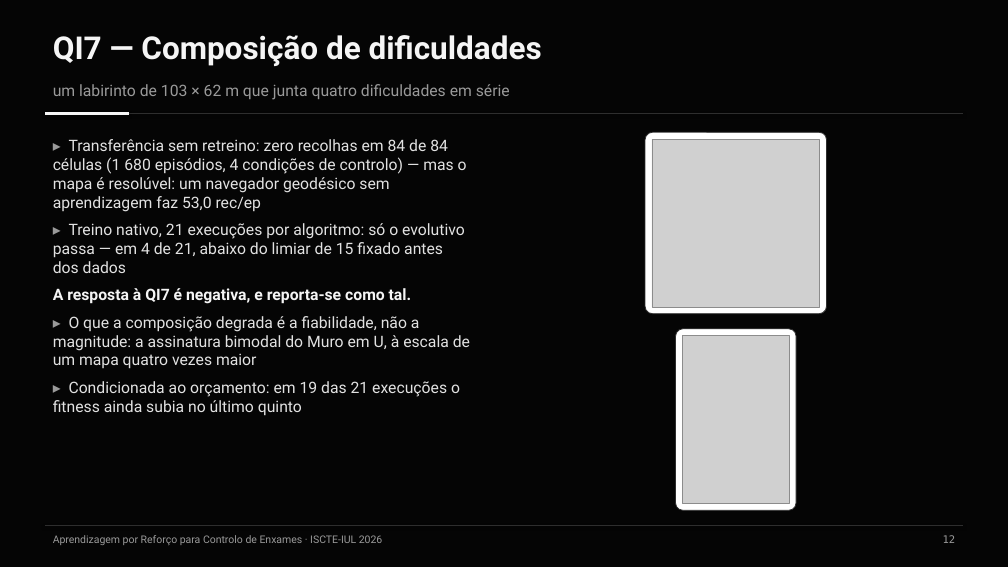
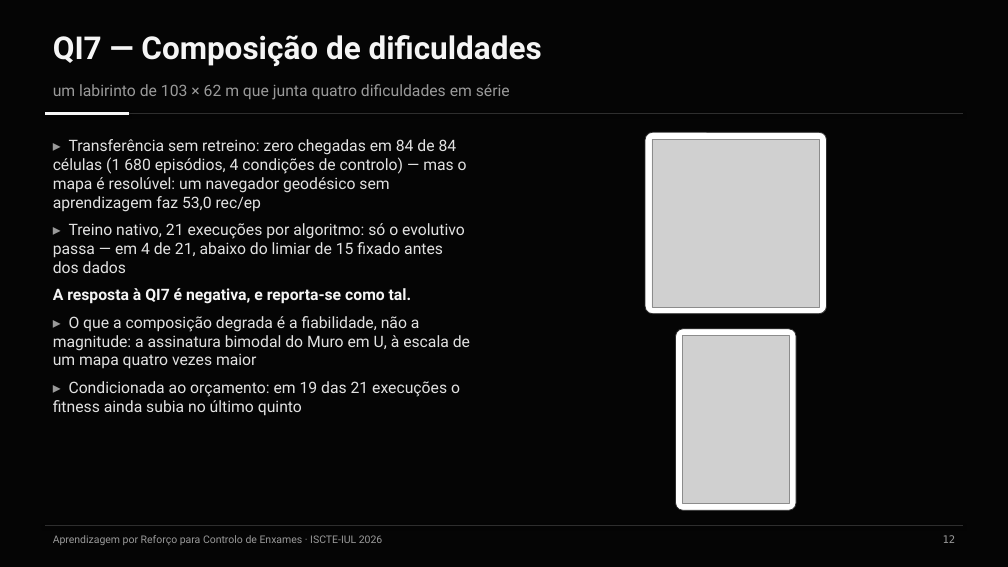
Before and after one commit to Pombo2001/swarm-robotics-tese, a slide deck: slide 13 of Defesa/slides_defesa.pptx. Drawn at 1008x567 pixels with LibreOffice and Linux fonts; fonts in the diff are those of the drawing; grey boxes stand for pictures. Boxes give left, top, right and bottom in pixels: in the first picture for what was removed or moved away, otherwise in the second. Text is boxed around its words. In the diff, an @@ line names an element or a change of style, - is before the commit and + after.

```diff
--- a/Defesa/slides_defesa.pptx
+++ b/Defesa/slides_defesa.pptx
@@ text at (x1=53, y1=139, x2=467, y2=212): text changed @@
-▸ Transferência sem retreino: zero recolhas em 84 de 84 células (1 680 episódios, 4 condições de controlo) — mas o mapa é resolúvel: um navegador geodésico sem aprendizagem faz 53,0 rec/ep
+▸ Transferência sem retreino: zero chegadas em 84 de 84 células (1 680 episódios, 4 condições de controlo) — mas o mapa é resolúvel: um navegador geodésico sem aprendizagem faz 53,0 rec/ep
```
Also in this commit, not shown: 10 other slides changed, 41 other files.
